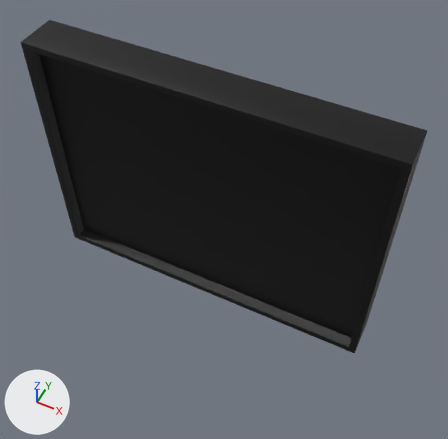
An edit to the FBX model Assets/Models/monitor.fbx, drawn before and after from the same camera.
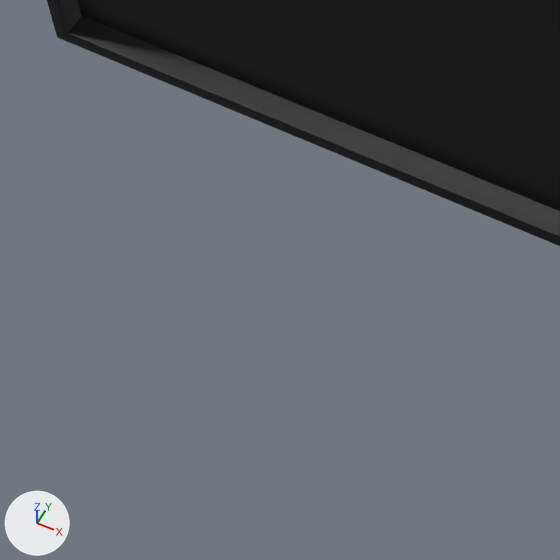
There are two pictures of each version: one whole from a 50 mm camera at (0.497, -0.921, 1.084) aimed at (0.061, -0.05, -0.004), one close up on the part from 12% to 60% of the width and 51% to 100% of the height. Lighting does not change. The marker at lower left points along +X, +Y and +Z. Where no turn or scale is listed for an object, it has been applied to the vertices.

The scene before the commit, as lines of its bpy script (objects in view):
```python
me_cube_001 = bpy.data.meshes.new('Cube.001')
me_cube_001.from_pydata(...)  # 112 vertices, 110 faces; spans x -0.435..0.435, y -0.052..0.052, z -0.33..0.33
me_cube_001.materials.append(mat_material)  # black #000000
ob_cube = bpy.data.objects.new('Cube', me_cube_001)
ob_cube.location = (0.0, 0.0, 0.0)
```
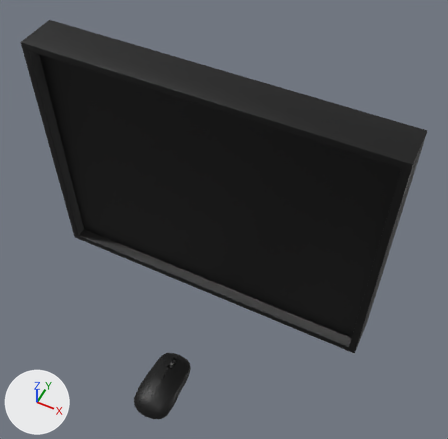
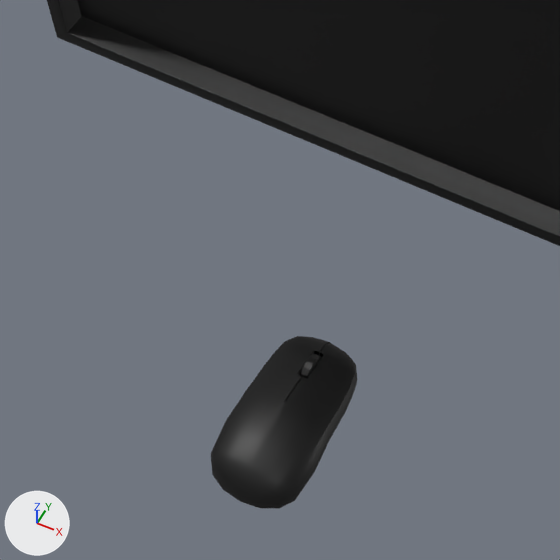
The newer file is also turned or shifted as a whole; pictures and numbers use the older file's frame.

Pixel boxes (x1, y1, x2, y2) of what changed, in the close-ups (560 x 560 px):
'mouse', added (black)
    after: (211, 336, 357, 508)

What changed in the scene script:
```text
Add me_cube_001_1:
    me_cube_001_1.from_pydata(...)  # 347 vertices, 314 faces; spans x -0.053..0.053, y -0.096..0.096, z 0.0..0.056
    me_cube_001_1.materials.append(mat_material)  # black #000000
Add ob_mouse:
    ob_mouse = bpy.data.objects.new('mouse', me_cube_001_1)
    ob_mouse.location = (0.0, -0.2914, -0.4786)
```
